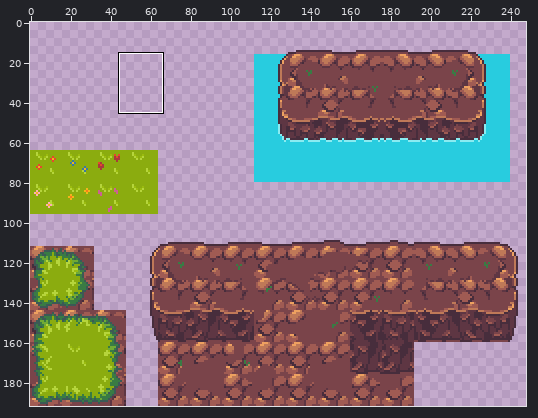
Pixel-art file -- CatAngler/assets/images/tile_map_01.aseprite. The first picture is a wide view before the edit; the outline marks the close-up.
Close-up. Earlier state:
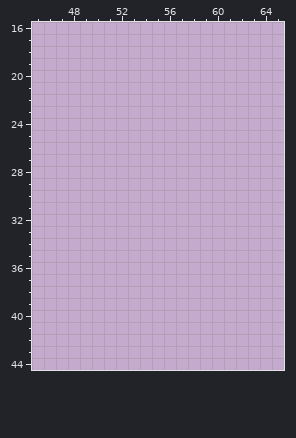
256x192 pixels, 1 frame. Shown: x 45..65, y 16..44. The wide view leaves out empty margins. The commit also changed other parts of the picture, which this record leaves out.
Visible layers, top first: "Tilemap 1", "Layer 1".
Palette (. is transparent): 
Once edited:
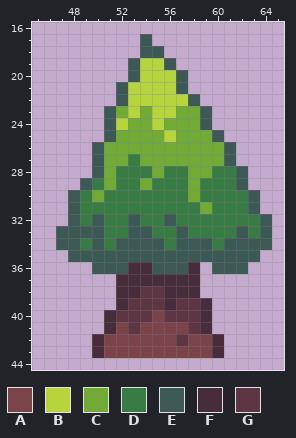
Colours new in this view: A #7a444a  B #b6d53c  C #71aa34  D #397b44  E #3c5956  F #472d3c  G #5e3643
What changed:
Changed rows in their new state; - is an unchanged pixel.
Layer "Tilemap 1":
first column x 47:
17 -------E----------
18 -------EE---------
19 ------EBBE--------
20 ------EBBBE-------
21 -----EBBBBE-------
22 -----EBBBBBE------
23 ----ECBCBBCCE-----
24 ----EBCCBCCCE-----
25 ----ECCCCBCCCE----
26 ---ECCCCCCCCCCE---
27 ---ECCDCCCCCCCE---
28 ---ECDDDCDDCCDDE--
29 --EDCDDCDDDCDDDE--
30 -EDCDDDDDDDCDDDDE-
31 -EDDDDDDDDDDCDDDE-
32 -EDEDDEDDEDDDDDDDE
33 EEEEDDEEDDEDDDDEDE
34 EEDEDEEEEDEEEDEEEE
35 -EEEEEEEEEEEEEEEE-
36 ---EEEFFEEEF-EEE--
37 -----FFFFFFF------
38 -----FFGGFFF------
39 -----FGGGFGGF-----
40 ----FGGGAGGGF-----
41 ----FAGAAAAGF-----
42 ---FAAAAAAGAAF----
43 ---FAAAAAAAAAF----
Boxes around the changes in both close-ups, in picture pixels (x1, y1, x2, y2):
added: (56, 34, 272, 358)
